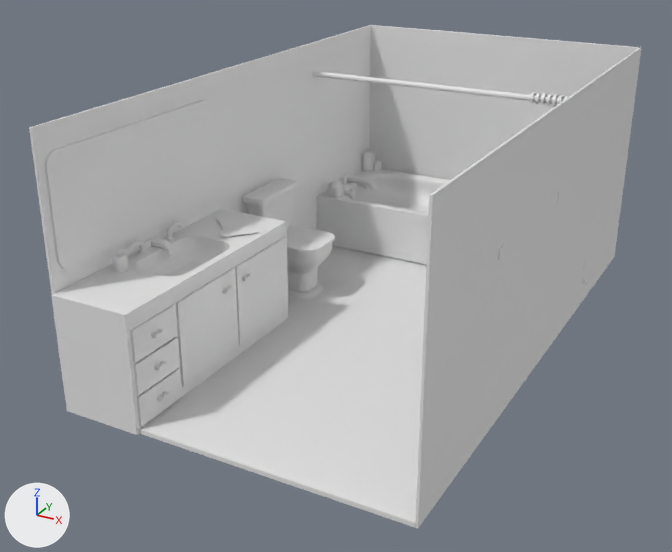
The FBX model ExternalAssets/Meshes/bathtub2.fbx: old version first, new version second.
Camera for both pictures: a camera (50 mm lens) standing at (242.0, -643.0, 261.0) and looking at (-19.0, -169.0, 24.0). Arrows for +X, +Y and +Z are at lower left; the lights stay in place. Where no turn or scale is listed for an object, it has been applied to the vertices. Vertices at the same position are counted once.

In view in the first picture: 'Counter Handle 4', 'Counter Handle 5', 'Counter Top Body', 'Counter Top Top', 'Countertop Door 1', 'Countertop Door 2', 'Countertop Dresser 1', 'Countertop Dresser 2', 'Countertop Dresser 3', 'Floor', 'Mirror', 'Toilet Seat', 'Tub Thing', 'Wall 1', 'Wall 2', 'Wall 3'.
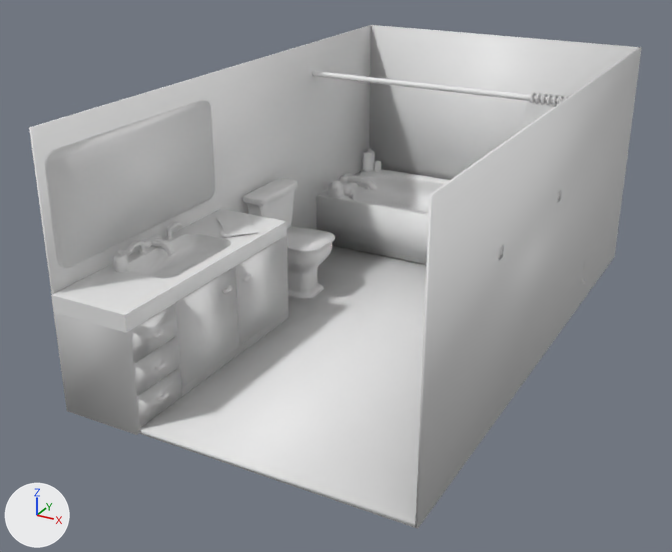
Where the newer file only moved an object's origin or applied its transform, the numbers keep the older frame.

What differs and where, as boxes [x1, y1, x2, y2] in the pictures (672 x 552 px):
'Counter Top Top', reshaped, moved: [51, 209, 287, 333] in both
part 1 of me_cube_037, shading changed: [137, 368, 182, 427] in both
part 2 of me_cube_035, shading changed: [130, 305, 177, 362] in both
part 3 of me_cube_019, shading changed: [29, 25, 371, 294] in both
part 4 of me_cube_036, shading changed: [134, 337, 180, 396] in both
part 5 of me_cube_020, shading changed: [139, 245, 426, 528] in both
part 6 of me_cube_021, shading changed: [45, 100, 215, 268] in both
part 7 of me_cube_047, added: after [51, 209, 287, 333]
part 8 of me_cube_018, shading changed: [415, 47, 642, 529] in both
part 9 of me_cube_032, shading changed: [176, 268, 239, 387] in both
part 10 of me_cube_015, shading changed: [54, 236, 289, 435] in both
part 11 of me_cube_017, shading changed: [369, 25, 639, 180] in both
part 12 of me_cube_011, cut back: [317, 169, 450, 216] in both
part 13 of me_cube_041, shading changed: [222, 285, 233, 294] in both
part 14 of me_cube_042, shading changed: [242, 274, 252, 281] in both
part 16 of me_cube_034, shading changed: [235, 237, 287, 345] in both

Diff of the bpy script that builds the scene:
```diff
--- a/ExternalAssets/Meshes/bathtub2.fbx.py
+++ b/ExternalAssets/Meshes/bathtub2.fbx.py
@@ me_cube_024 @@
 me_cube_024.from_pydata(...)  # 480 vertices, 453 faces; spans x -97.6..-51.3, y -143.3..-107.5, z -15.6..23.1
+# me_cube_024 part 15: its shading normals changed
 me_cube_024.materials.append(mat_toilet)
@@ me_cube_037 @@
 me_cube_037.from_pydata(...)  # 8 vertices, 6 faces; spans x -1.1..1.1, y -17.6..17.6, z -9.1..9.1
+# me_cube_037 part 1: edges marked sharp go from 12 to 0
 me_cube_037.materials.append(mat_countertop)
@@ me_cube_019 @@
 me_cube_019.from_pydata(...)  # 8 vertices, 6 faces; spans x -106.0..-105.0, y -322.0..49.0, z -16.0..144.0
+# me_cube_019 part 3: edges marked sharp go from 12 to 0
 me_cube_019.materials.append(mat_wall)
@@ me_cube_047 @@
-me_cube_047.from_pydata(...)  # 364 vertices, 357 faces; spans x -105.0..-55.0, y -324.0..-169.0, z 42.0..55.0
+me_cube_047.from_pydata(...)  # 332 vertices, 325 faces; spans x -28.0..22.0, y -75.0..80.0, z -3.0..8.0
+# me_cube_047 part 7: 332 vertices added at x -28.0..22.0, y -75.0..80.0, z -3.0..8.0
 me_cube_047.materials.append(mat_countertop)
@@ me_cube_020 @@
 me_cube_020.from_pydata(...)  # 8 vertices, 6 faces; spans x -105.0..107.0, y -322.0..49.0, z -16.0..-14.0
+# me_cube_020 part 5: edges marked sharp go from 12 to 0
 me_cube_020.materials.append(mat_wall)
@@ me_cube_017 @@
 me_cube_017.from_pydata(...)  # 8 vertices, 6 faces; spans x -105.0..107.0, y 46.0..49.0, z -16.0..144.0
+# me_cube_017 part 11: edges marked sharp go from 12 to 0
 me_cube_017.materials.append(mat_wall)
@@ me_cube_036 @@
 me_cube_036.from_pydata(...)  # 8 vertices, 6 faces; spans x -1.1..1.1, y -17.6..17.6, z -9.1..9.1
+# me_cube_036 part 4: edges marked sharp go from 12 to 0
 me_cube_036.materials.append(mat_countertop)
@@ me_cube_021 @@
 me_cube_021.from_pydata(...)  # 72 vertices, 38 faces; spans x -105.8..-103.6, y -316.8..-176.5, z 65.5..130.0
+# me_cube_021 part 6: edges marked sharp go from 108 to 0
 me_cube_021.materials.append(mat_wall)
@@ me_cube_035 @@
 me_cube_035.from_pydata(...)  # 8 vertices, 6 faces; spans x -1.1..1.1, y -17.6..17.6, z -9.1..9.1
+# me_cube_035 part 2: edges marked sharp go from 12 to 0
 me_cube_035.materials.append(mat_countertop)
@@ me_cube_015 @@
 me_cube_015.from_pydata(...)  # 8 vertices, 5 faces; spans x -105.0..-55.0, y -324.0..-169.0, z -16.0..45.0
+# me_cube_015 part 10: edges marked sharp go from 8 to 0
 me_cube_015.materials.append(mat_countertop)
@@ me_cube_041 @@
 me_cube_041.from_pydata(...)  # 64 vertices, 82 faces; spans x -53.88..-50.31, y -307.2..-300.26, z 34.93..36.93
+# me_cube_041 part 13: edges marked sharp go from 90 to 0
 me_cube_041.materials.append(mat_small_objects)
@@ me_cube_032 @@
 me_cube_032.from_pydata(...)  # 8 vertices, 6 faces; spans x -1.1..1.1, y -27.4..27.4, z -26.1..26.1
+# me_cube_032 part 9: edges marked sharp go from 12 to 0
 me_cube_032.materials.append(mat_countertop)
@@ me_cube_034 @@
 me_cube_034.from_pydata(...)  # 8 vertices, 6 faces; spans x -1.1..1.1, y -27.4..27.4, z -26.1..26.1
+# me_cube_034 part 16: edges marked sharp go from 12 to 0
 me_cube_034.materials.append(mat_countertop)
@@ me_cube_042 @@
 me_cube_042.from_pydata(...)  # 64 vertices, 82 faces; spans x -53.88..-50.31, y -307.2..-300.26, z 34.93..36.93
+# me_cube_042 part 14: edges marked sharp go from 90 to 0
 me_cube_042.materials.append(mat_small_objects)
@@ me_cube_011 @@
-me_cube_011.from_pydata(...)  # 556 vertices, 550 faces; spans x -105.0..105.0, y -44.0..44.0, z -12.0..26.0
+me_cube_011.from_pydata(...)  # 396 vertices, 390 faces; spans x -105.0..105.0, y -44.0..44.0, z -12.0..26.0
+# me_cube_011 part 12
+# 160 vertices are removed from x -100.0..100.0, y -38.0..38.0, z 20.0..26.0
+# 288 faces are deleted
+# 128 new faces join them
 me_cube_011.materials.append(mat_tub)
@@ me_cube_018 @@
 me_cube_018.from_pydata(...)  # 8 vertices, 6 faces; spans x 107.0..108.0, y -322.0..49.0, z -16.0..144.0
+# me_cube_018 part 8: edges marked sharp go from 12 to 0
 me_cube_018.materials.append(mat_wall)
@@ ob_counter_top_top @@
 ob_counter_top_top = bpy.data.objects.new('Counter Top Top', me_cube_047)
-ob_counter_top_top.location = (0.0, 0.0, 0.0)
+ob_counter_top_top.location = (-77.1, -249.4, 46.7)
```
